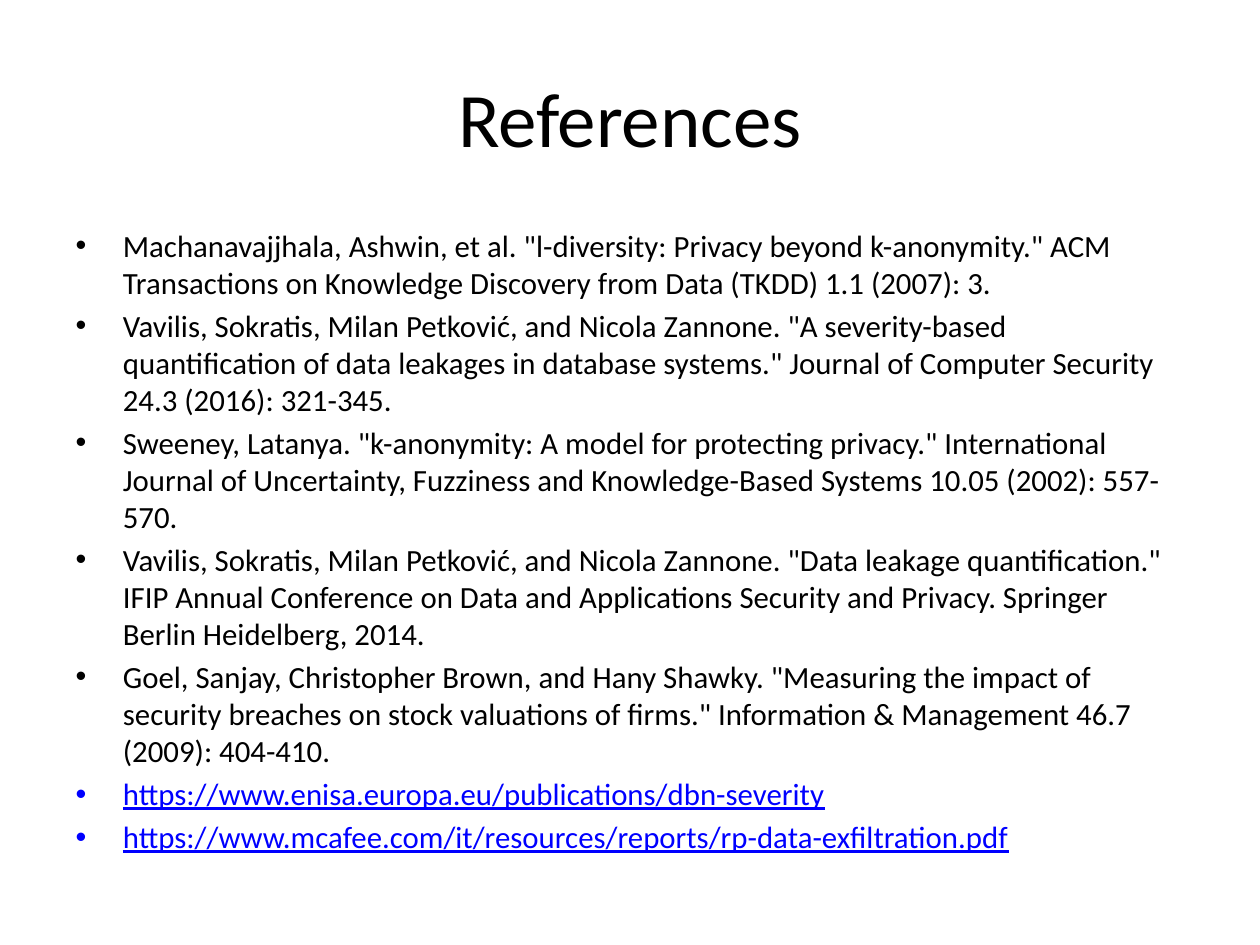
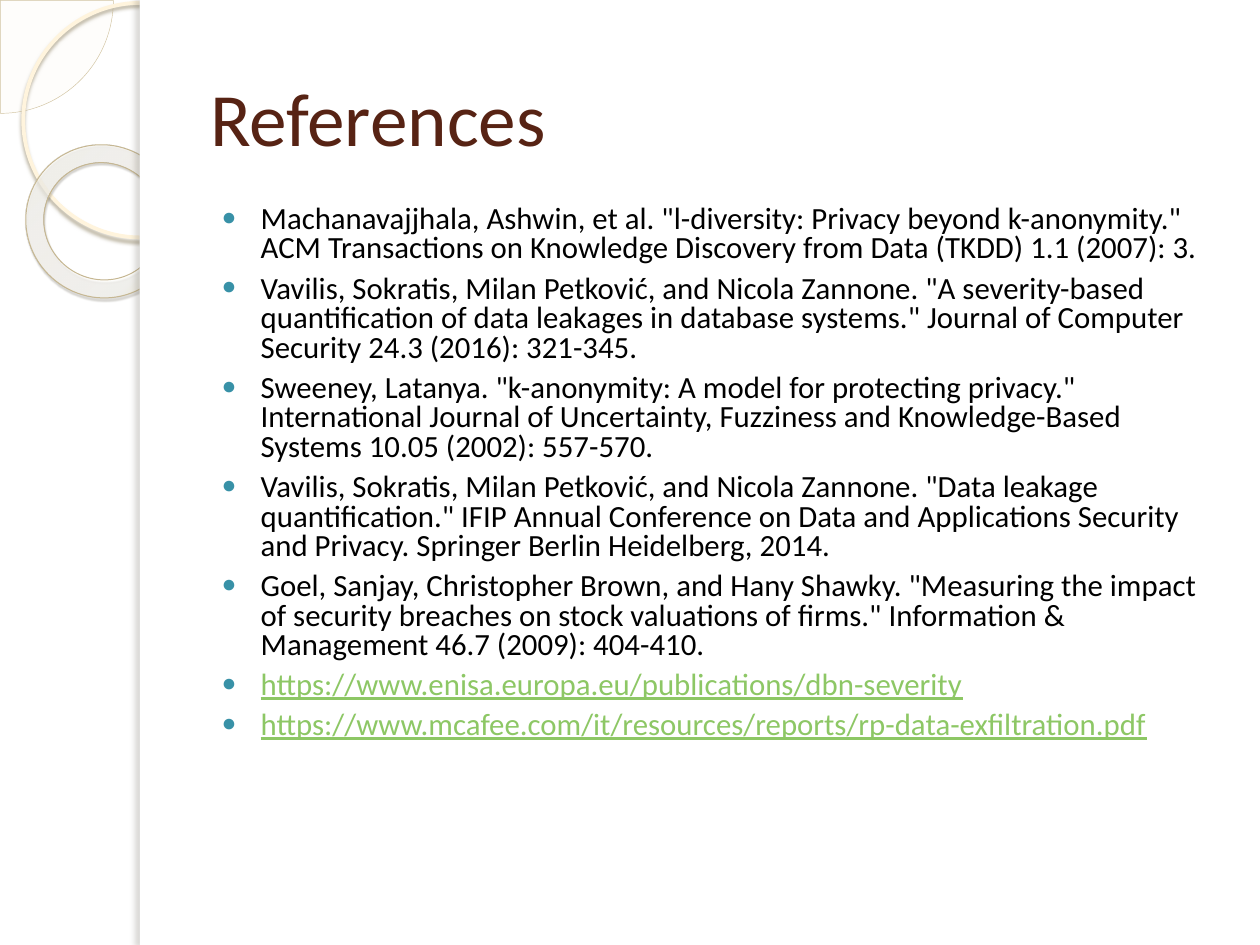
Before and after one commit to jayvelasco1990/big-data, a slide deck: slide 52 of Final Project/draft_presentation.pptx. Drawn at 1260x945 pixels with LibreOffice and Linux fonts; fonts in the diff are those of the drawing; background and template pictures are left out. Boxes give left, top, right and bottom in pixels: in the first picture for what was removed or moved away, otherwise in the second. Text is boxed around its words. In the diff, an @@ line names an element or a change of style, - is before the commit and + after.

```diff
--- a/Final Project/draft_presentation.pptx
+++ b/Final Project/draft_presentation.pptx
@@ pie slice (boxed as its full ellipse) added at (0,0,113,113), fill #FEFAF4 at 33% opacity, outline #D3C39F 0.25 pt @@
@@ ellipse added at (23,3,257,237), outline #FFF5DE 2.15 pt @@
@@ rectangle added at (140,0,1260,945), fill #FFFFFF @@
@@ rectangle added at (140,0,150,945), fill #FFFFFF @@
@@ title "References": place and size @@
-title "References" at (458,94,801,148)
+title "References" at (210,94,545,147)
@@ title "References" at (210,94,545,147): size 44 to 43 pt, text colour #000000 to #572314; alignment centre to left @@
@@ donut added at (0,113,211,329), fill gradient #FFFCF6 to #FFFEFB to #F0D28E, outline #C7B893 0.58 pt @@
@@ text "Machanavajjhala, Ashwin, et al. "l-diversity: ...": place and size @@
-text "Machanavajjhala, Ashwin, et al. "l-diversity: ..." at (123,235,1161,853)
+text "Machanavajjhala, Ashwin, et al. "l-diversity: ..." at (261,207,1196,740)
@@ text "Machanavajjhala, Ashwin, et al. "l-diversity: ..." at (261,207,1196,740): text colour #0000FF to #8DC765 in "https://www.enisa.europa.eu/publications/dbn-severity", "https://www.mcafee.com/it/resources/reports/rp-data-exfiltra ..."; bullet • to ●; line spacing 1 to 0.8; more space between paragraphs @@
```
Also in this commit, not shown: 51 other slides changed, 3 other files.
